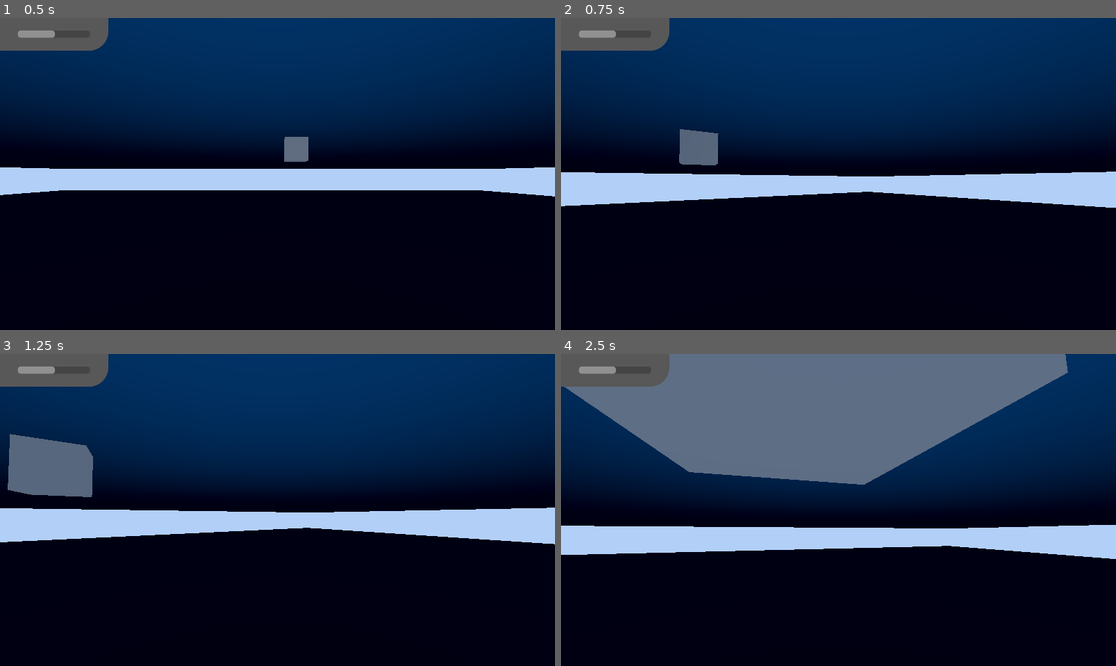
Above: before the commit, frames 1-4 (two rows, left to right).
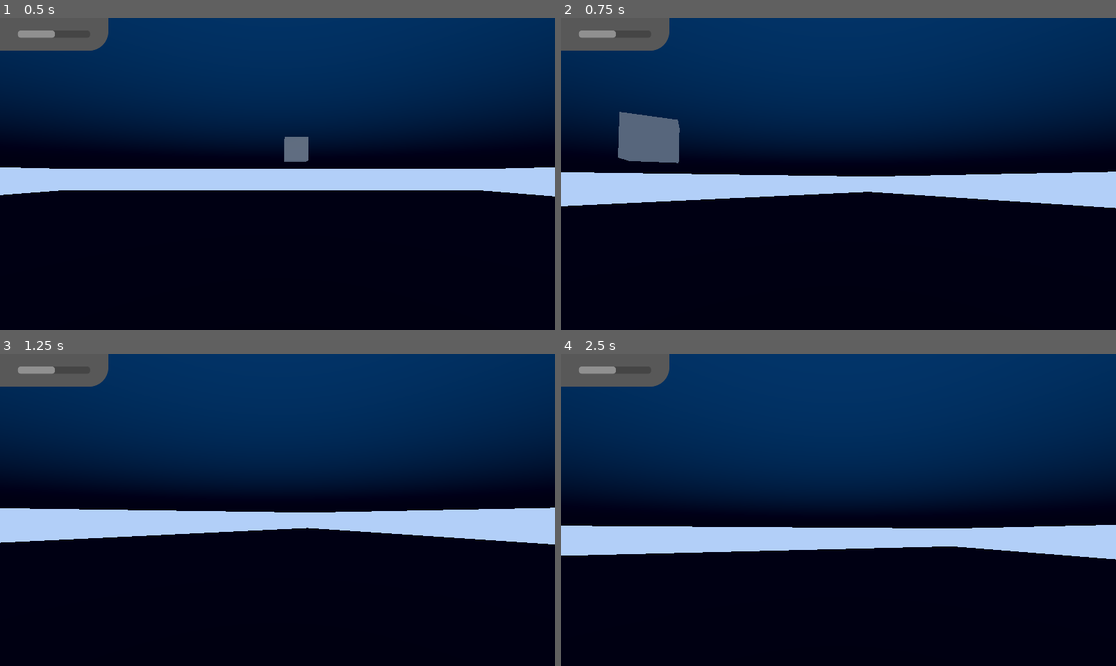
Above: after the commit, the same moments.

Repository: Pear-Juice/MihuJam
Game: Godot game, scene res://Scenes/Main.tscn
The game is run twice, just before and just after one commit, with the same random seed, the same clock (stepped at 60 frames per second) and the same inputs.
Inputs (mouse positions are in pixels of both pictures, inside the frame that each line leads up to):
- Up to frame 1 (0.5 s): no input
- Up to frame 2 (0.75 s): tap Enter at 0.5 s; move the mouse to (866, 174) at 0.52 s; hold W (Forward) from 0.53 s (still down); hold Shift (Dash, bound only after the commit) from 0.53 s (still down)
- Up to frame 3 (1.25 s): keep holding W (Forward); keep holding Shift (Dash, bound only after the commit); click (305, 510) at 0.8 s
- Up to frame 4 (2.5 s): keep holding W (Forward); move the mouse to (810, 510) at 1.27 s; release Shift (Dash, bound only after the commit) at 1.28 s; click (810, 510) at 1.35 s; tap Shift (Dash, bound only after the commit) at 1.55 s; move the mouse to (849, 503) at 2.02 s; hold Shift (Dash, bound only after the commit) from 2.03 s (still down); click (849, 503) at 2.3 s

Frame 1 is identical in both runs. In frame 2, 2.4% of the frame differs, in the area x 0-100%, y 30-62%; in frame 3, 2.7%; in frame 4, 25%, in the area x 0-100%, y 0-66%.

Commit message:
Dashing implemented
- Added dash
- Added more input mapping
- Esc to unlock cursor
- Click to lock cursor

Diff:
--- a/Objects/Player.tscn
+++ b/Objects/Player.tscn
@@ -1,6 +1,13 @@
-[gd_scene load_steps=4 format=3 uid="uid://bpvsyyc4g8scg"]
+[gd_scene load_steps=5 format=3 uid="uid://bpvsyyc4g8scg"]
 
 [ext_resource type="Script" path="res://Scripts/Player.gd" id="1_2n4qn"]
+
+[sub_resource type="Curve" id="Curve_hjiae"]
+min_value = 10.0
+max_value = 14.0
+_data = [Vector2(0, 14), 0.0, 0.0, 0, 0, Vector2(1, 10), 0.0, 0.0, 0, 0]
+point_count = 2
+metadata/_snap_enabled = true
 
 [sub_resource type="CapsuleMesh" id="CapsuleMesh_1ngyl"]
 
@@ -9,8 +16,10 @@
 [node name="Player" type="CharacterBody3D"]
 transform = Transform3D(1, 0, 0, 0, 1, 0, 0, 0, 1, 0, 0.948671, 0)
 script = ExtResource("1_2n4qn")
-MovementSpeed = 5.0
+MovementSpeed = 8.0
 CameraSensitivity = 0.01
+DashSpeedOverTime = SubResource("Curve_hjiae")
+DashTime = 2.0
 
 [node name="MeshInstance3D" type="MeshInstance3D" parent="."]
 visible = false
--- a/Scripts/Player.gd
+++ b/Scripts/Player.gd
@@ -1,27 +1,61 @@
 extends CharacterBody3D
 
-
+#Public variables
 @export var MovementSpeed : float
 @export var CameraSensitivity : float
+@export var DashSpeedOverTime : Curve
+@export var DashTime: float
+@export var DashCooldown : float
 
+#Private variables
+var isDashing : bool = false
+var dashTimeElapsed : float = 0
+var currentSpeed : float
+
+#Components
 @onready var cam = $Camera3D
-#const JUMP_VELOCITY = 4.5
 
-# Get the gravity from the project settings to be synced with RigidBody nodes.
-#var gravity = ProjectSettings.get_setting("physics/3d/default_gravity")
 func _ready():
 	Input.mouse_mode = Input.MOUSE_MODE_CAPTURED
+	currentSpeed = MovementSpeed
+
+func _physics_process(delta):
+	#Handle movement
+	var input_dir = Input.get_vector("Left", "Right", "Forward", "Back")
+	velocity = (input_dir.y * cam.global_transform.basis.z) + (input_dir.x * global_transform.basis.x)
+	velocity *= currentSpeed
+
+	move_and_slide()
+
+func _process(delta):
+	if isDashing:
+		currentSpeed = DashSpeedOverTime.sample(dashTimeElapsed/DashTime)
+		dashTimeElapsed += delta
+
+
+		if dashTimeElapsed >= DashTime:
+			EndDash()
+
+func _input(event):
+	if event.is_action_pressed("Pause"):
+		Input.mouse_mode = Input.MOUSE_MODE_VISIBLE
+
+	if event.is_action_pressed("Dash") && !isDashing:
+		StartDash()
+
+	if event.is_action_pressed("ItemUse_Left"):
+		Input.mouse_mode = Input.MOUSE_MODE_CAPTURED
 
 func _unhandled_input(event):
 	if event is InputEventMouseMotion:
 		rotate_y(-event.relative.x * CameraSensitivity)
 		cam.rotate_x(-event.relative.y * CameraSensitivity)
-		print("Mouse moved")
 
-func _physics_process(delta):
-	#Handle movement
-	var input_dir = Input.get_vector("Left", "Right", "Forward", "Back")
-	velocity = (input_dir.y * cam.global_transform.basis.z) + (input_dir.x * global_transform.basis.x)
-	velocity *= MovementSpeed
 
-	move_and_slide()
+func StartDash():
+	isDashing = true
+	dashTimeElapsed = 0
+
+func EndDash():
+	isDashing = false
+	currentSpeed = MovementSpeed
--- a/project.godot
+++ b/project.godot
@@ -17,10 +17,6 @@
 
 [input]
 
-move={
-"deadzone": 0.5,
-"events": []
-}
 Forward={
 "deadzone": 0.2,
 "events": [Object(InputEventKey,"resource_local_to_scene":false,"resource_name":"","device":-1,"window_id":0,"alt_pressed":false,"shift_pressed":false,"ctrl_pressed":false,"meta_pressed":false,"pressed":false,"keycode":0,"physical_keycode":87,"key_label":0,"unicode":119,"echo":false,"script":null)
@@ -48,5 +44,36 @@
 Pause={
 "deadzone": 0.5,
 "events": [Object(InputEventKey,"resource_local_to_scene":false,"resource_name":"","device":-1,"window_id":0,"alt_press …(182 unchanged characters)…
+, Object(InputEventJoypadButton,"resource_local_to_scene":false,"resource_name":"","device":-1,"button_index":6,"pressure":0.0,"pressed":true,"script":null)
 ]
 }
+ItemGrab_Left={
+"deadzone": 0.5,
+"events": [Object(InputEventKey,"resource_local_to_scene":false,"resource_name":"","device":-1,"window_id":0,"alt_pressed":false,"shift_pressed":false,"ctrl_pressed":false,"meta_pressed":false,"pressed":false,"keycode":0,"physical_keycode":81,"key_label":0,"unicode":113,"echo":false,"script":null)
+, Object(InputEventJoypadMotion,"resource_local_to_scene":false,"resource_name":"","device":-1,"axis":4,"axis_value":1.0,"script":null)
+]
+}
+ItemGrab_Right={
+"deadzone": 0.5,
+"events": [Object(InputEventKey,"resource_local_to_scene":false,"resource_name":"","device":-1,"window_id":0,"alt_pressed":false,"shift_pressed":false,"ctrl_pressed":false,"meta_pressed":false,"pressed":false,"keycode":0,"physical_keycode":69,"key_label":0,"unicode":101,"echo":false,"script":null)
+, Object(InputEventJoypadMotion,"resource_local_to_scene":false,"resource_name":"","device":-1,"axis":5,"axis_value":1.0,"script":null)
+]
+}
+ItemUse_Left={
+"deadzone": 0.5,
+"events": [Object(InputEventMouseButton,"resource_local_to_scene":false,"resource_name":"","device":-1,"window_id":0,"alt_pressed":false,"shift_pressed":false,"ctrl_pressed":false,"meta_pressed":false,"button_mask":0,"position":Vector2(0, 0),"global_position":Vector2(0, 0),"factor":1.0,"button_index":1,"canceled":false,"pressed":false,"double_click":false,"script":null)
+, Object(InputEventJoypadButton,"resource_local_to_scene":false,"resource_name":"","device":-1,"button_index":9,"pressure":0.0,"pressed":true,"script":null)
+]
+}
+ItemUse_Right={
+"deadzone": 0.5,
+"events": [Object(InputEventMouseButton,"resource_local_to_scene":false,"resource_name":"","device":-1,"window_id":0,"alt_pressed":false,"shift_pressed":false,"ctrl_pressed":false,"meta_pressed":false,"button_mask":0,"position":Vector2(0, 0),"global_position":Vector2(0, 0),"factor":1.0,"button_index":2,"canceled":false,"pressed":false,"double_click":false,"script":null)
+, Object(InputEventJoypadButton,"resource_local_to_scene":false,"resource_name":"","device":-1,"button_index":10,"pressure":0.0,"pressed":true,"script":null)
+]
+}
+Dash={
+"deadzone": 0.5,
+"events": [Object(InputEventKey,"resource_local_to_scene":false,"resource_name":"","device":-1,"window_id":0,"alt_pressed":false,"shift_pressed":false,"ctrl_pressed":false,"meta_pressed":false,"pressed":false,"keycode":0,"physical_keycode":4194325,"key_label":0,"unicode":0,"echo":false,"script":null)
+, Object(InputEventJoypadButton,"resource_local_to_scene":false,"resource_name":"","device":-1,"button_index":0,"pressure":0.0,"pressed":true,"script":null)
+]
+}
